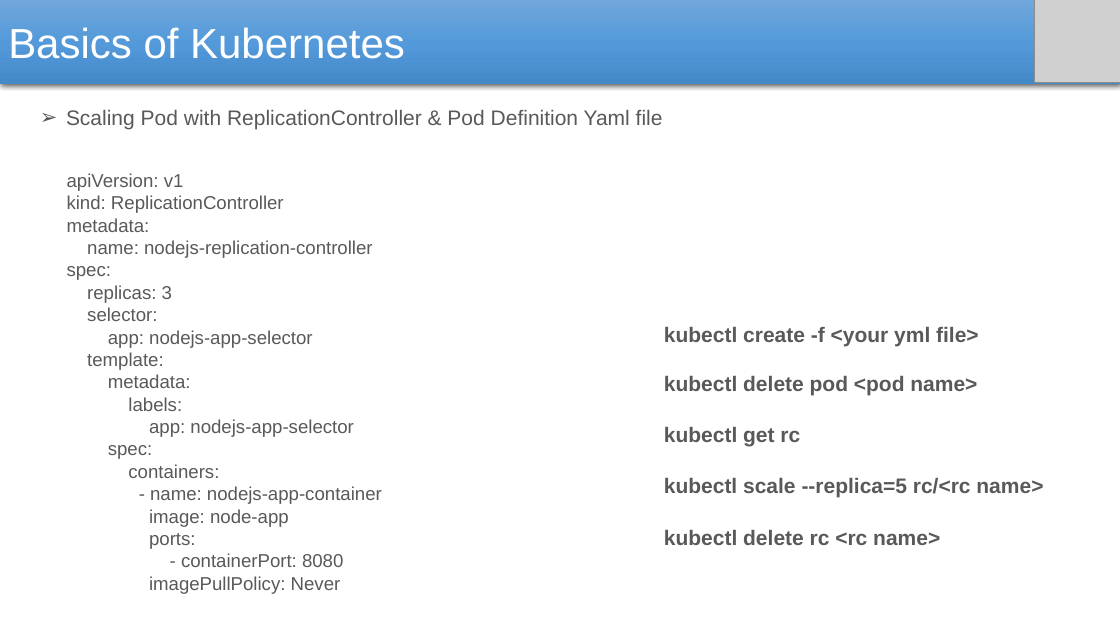
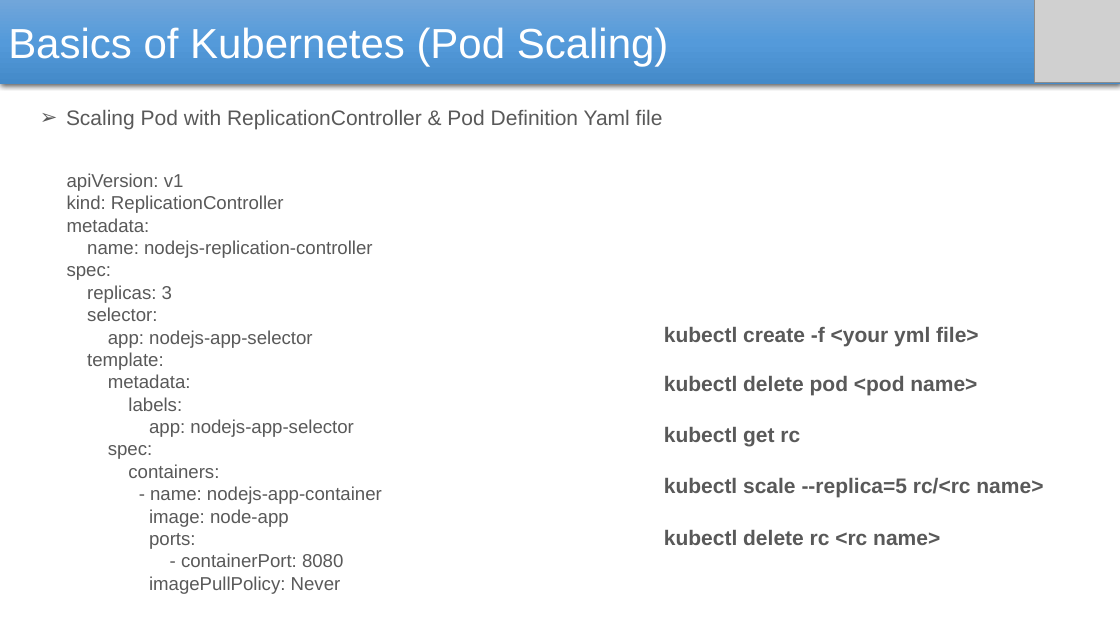
Before and after one commit to SubhadeepSen/Kubernetes-Learning, a slide deck: slide 11 of Kubernetes.pptx. Drawn at 1120x630 pixels with LibreOffice and Linux fonts; fonts in the diff are those of the drawing; grey boxes stand for pictures. Boxes give left, top, right and bottom in pixels: in the first picture for what was removed or moved away, otherwise in the second. Text is boxed around its words. In the diff, an @@ line names an element or a change of style, - is before the commit and + after.

```diff
--- a/Kubernetes.pptx
+++ b/Kubernetes.pptx
@@ text in rectangle at <box>8,27,669,67</box>: text changed @@
-Basics of Kubernetes
+Basics of Kubernetes (Pod Scaling)
```
Also in this commit, not shown: 5 other slides changed, 17 slides added, 2 other files.
